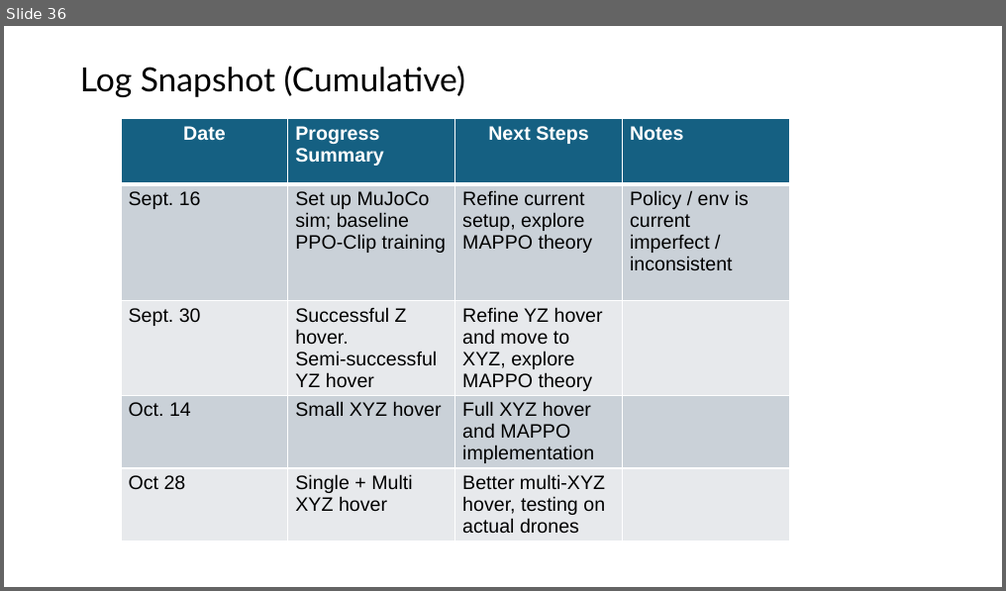
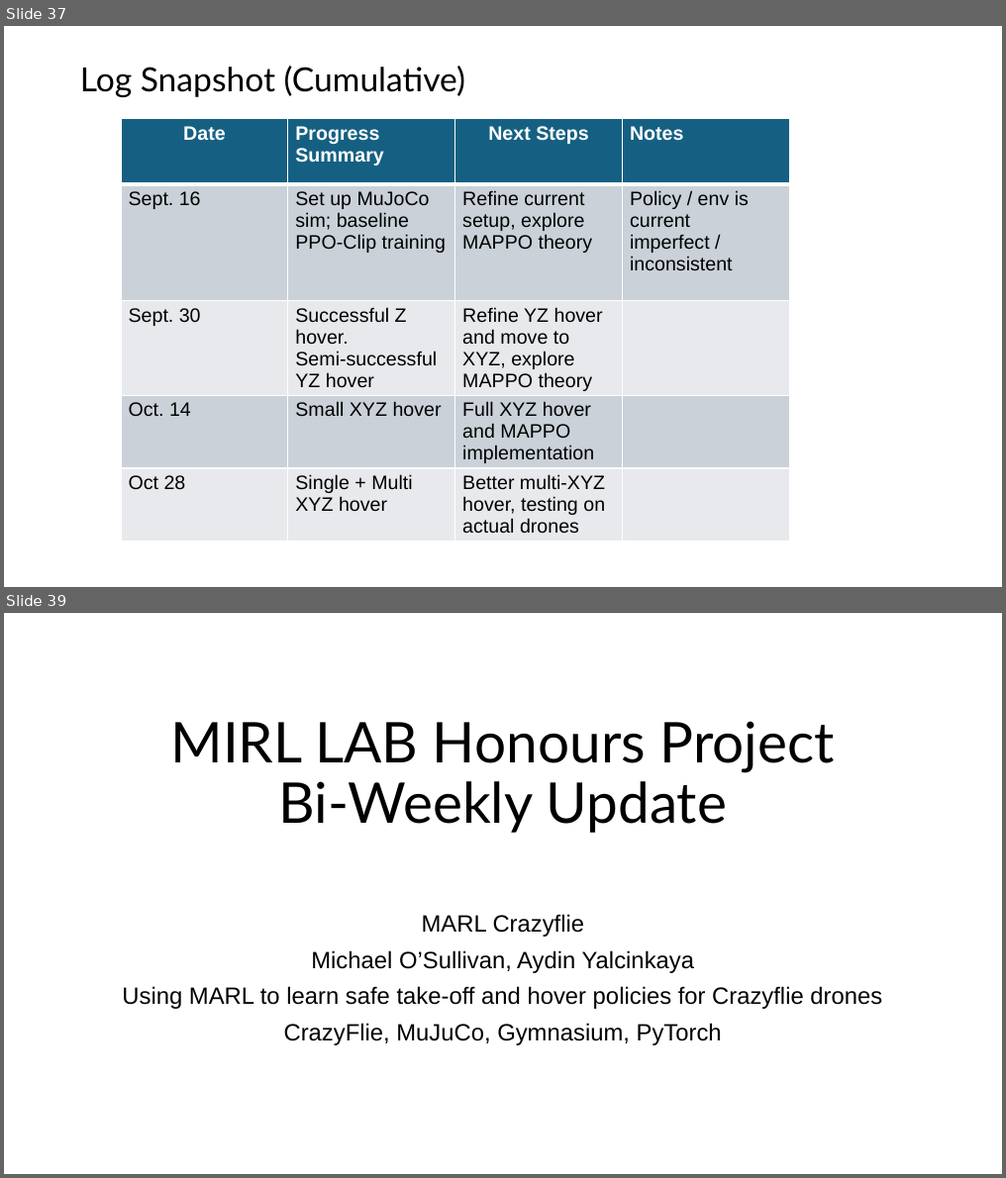
Before and after one commit to shazia-dewan/multi-agentCrazyflieLift, a slide deck: docs/MIRL LAB Honours Project Bi-Weekly Update.pptx. Shown one above the other, each under a label of ours: slide 36 before the commit, slides 37 and 39 after it; the slides between them are not shown. The pictures are 1006x591 and 1006x1178 pixels, drawn with LibreOffice and Linux fonts; fonts in the diff are those of the drawing. Boxes give left, top, right and bottom in pixels: in the first picture for what was removed or moved away, otherwise in the second. Text is boxed around its words. In the diff, an @@ line names an element or a change of style, - is before the commit and + after.

```diff
--- a/docs/MIRL LAB Honours Project Bi-Weekly Update.pptx
+++ b/docs/MIRL LAB Honours Project Bi-Weekly Update.pptx
@@ slide 39 added at <box>4,613,1002,1174</box>, background #FFFFFF @@
@@ title added at <box>170,721,835,833</box>, 40.5 pt, text #000000 @@
+MIRL LAB Honours Project Bi-Weekly Update
@@ subtitle added at <box>122,914,882,1046</box>, 17 pt, text #000000 @@
+MARL Crazyflie
+Michael O’Sullivan, Aydin Yalcinkaya
+Using MARL to learn safe take-off and hover policies for Crazyflie drones
+CrazyFlie, MuJuCo, Gymnasium, PyTorch
@@ what was slide 36 is now slide 37 @@
```
Also in this commit, not shown: 8 other slides added, 1 other file.
